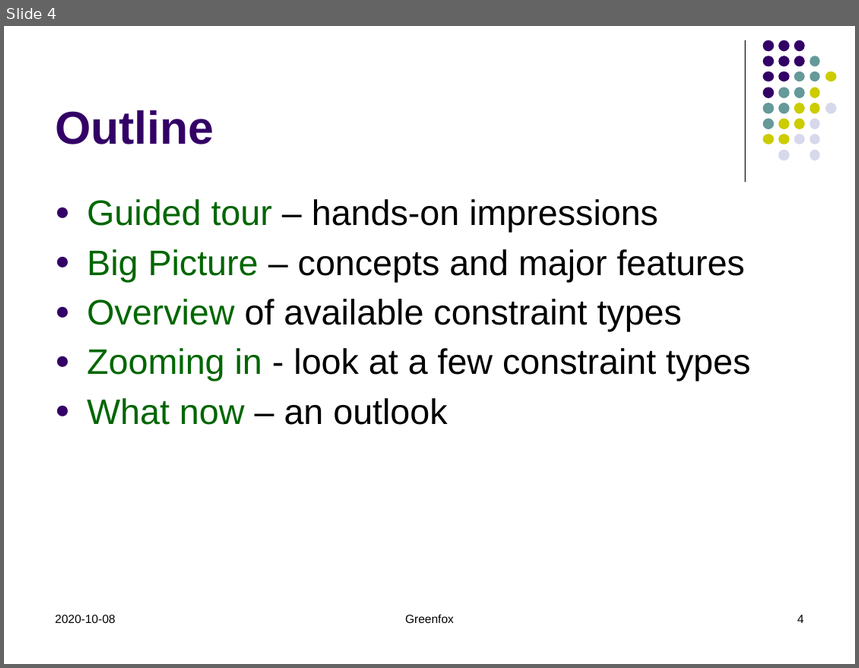
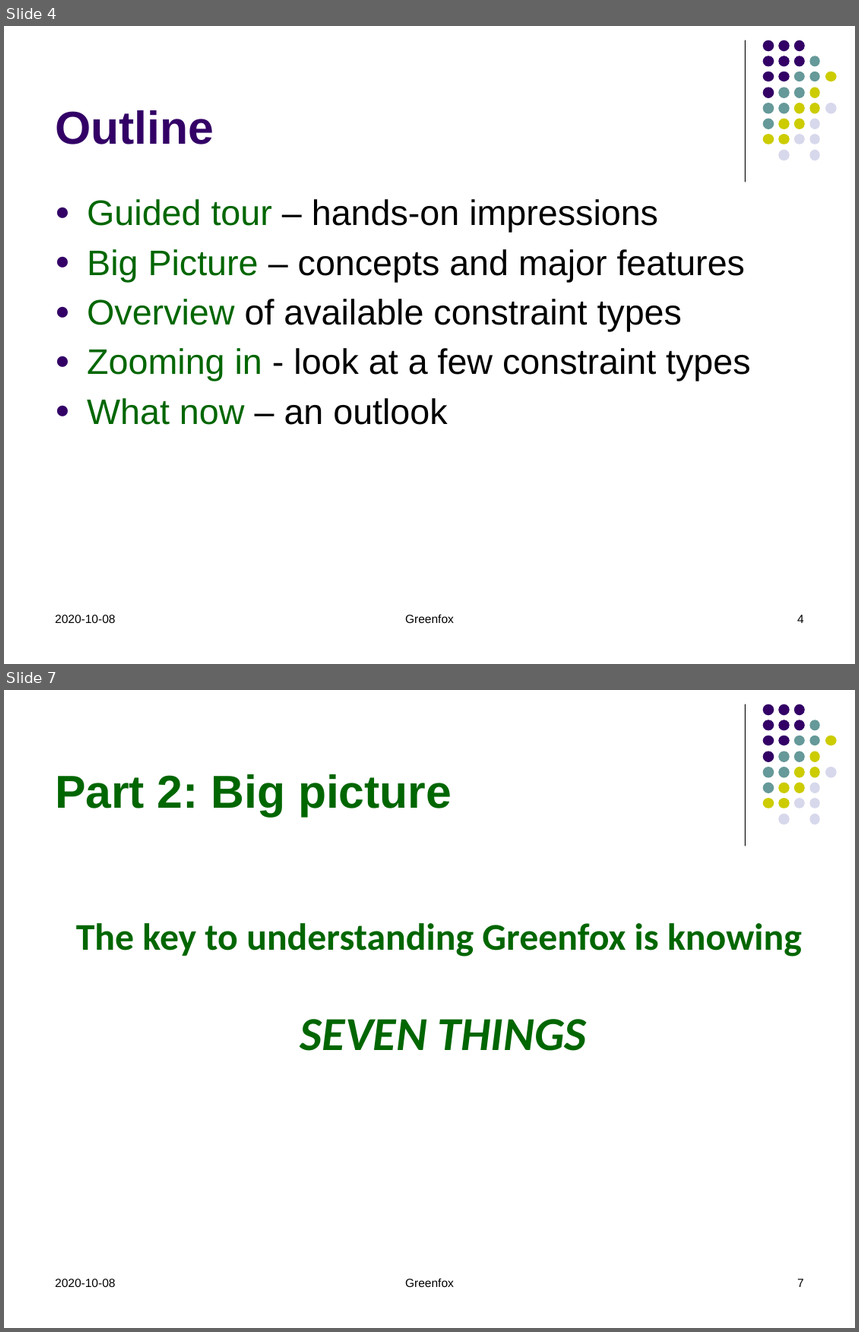
Before and after one commit to hrennau/greenfox, a slide deck: declarative-amsterdam-2020/an-introduction-to-greenfox/introduction-to-greenfox-part1.pptx. Shown one above the other, each under a label of ours: slide 4 before the commit, slides 4 and 7 after it; the slides between them are not shown. The pictures are 859x668 and 859x1332 pixels, drawn with LibreOffice and Linux fonts; fonts in the diff are those of the drawing. Boxes give left, top, right and bottom in pixels: in the first picture for what was removed or moved away, otherwise in the second. Text is boxed around its words. In the diff, an @@ line names an element or a change of style, - is before the commit and + after.

```diff
--- a/declarative-amsterdam-2020/an-introduction-to-greenfox/introduction-to-greenfox-part1.pptx
+++ b/declarative-amsterdam-2020/an-introduction-to-greenfox/introduction-to-greenfox-part1.pptx
@@ slide 7 added at (4, 690, 855, 1328), background #FFFFFF; not listed: 32 template elements that a slide beside it also shows @@
@@ title added at (55, 774, 452, 817), 39 pt, text #006600, bold @@
+Part 2: Big picture
@@ text added at (76, 923, 802, 1051), 32 pt, text #006600, bold @@
+The key to understanding Greenfox is knowing
+SEVEN THINGS
@@ text added at (55, 1279, 115, 1287), 10 pt, text #000000 @@
+2020-10-08
@@ text added at (405, 1278, 454, 1287), 10 pt, text #000000 @@
+Greenfox
@@ page number added at (797, 1279, 804, 1287), 10 pt, text #000000 @@
+7
```
Also in this commit, not shown: 3 slides changed, 10 other slides added.
